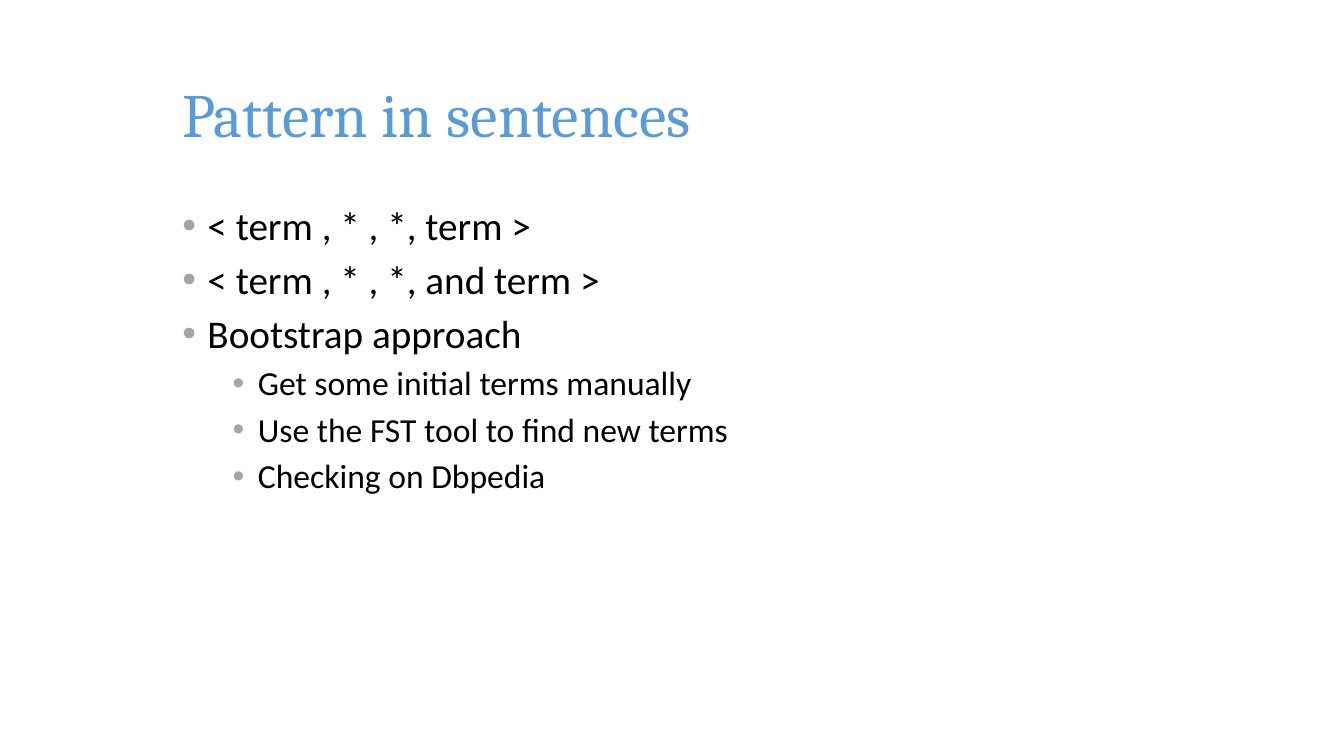
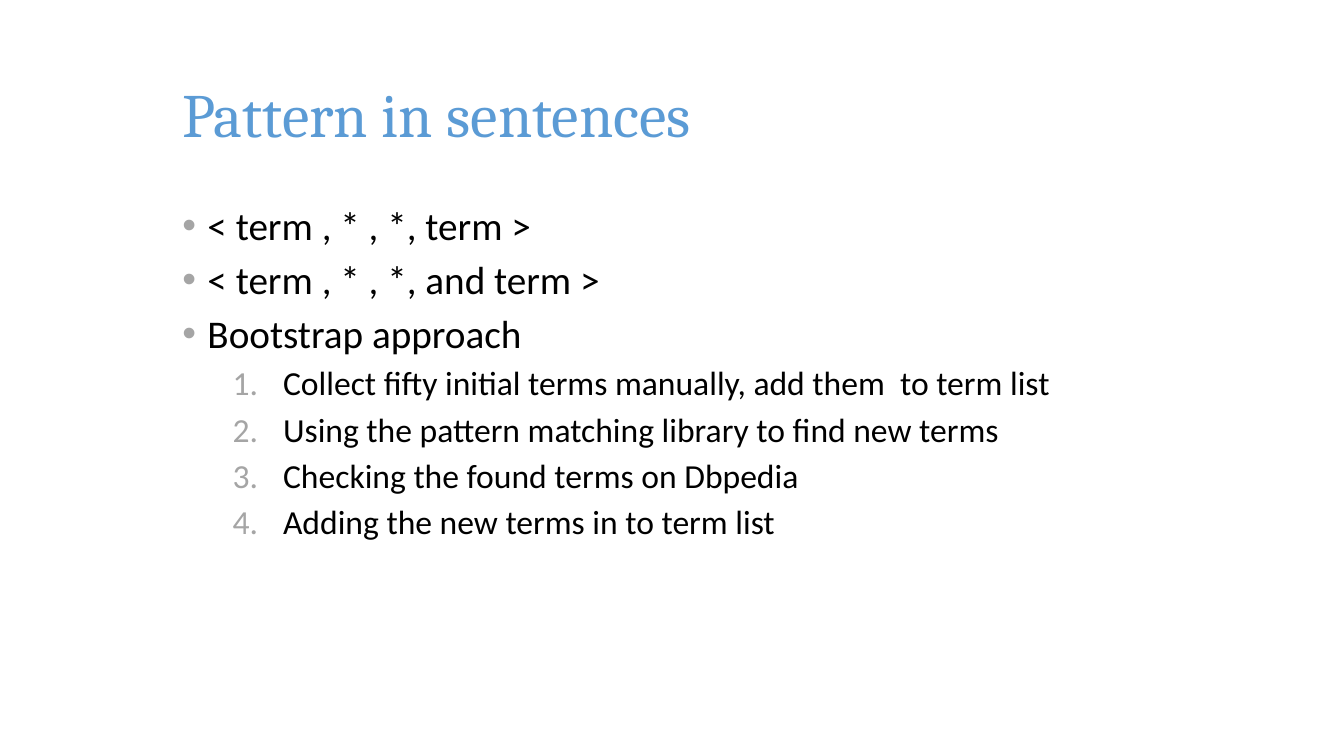
Before and after one commit to pkushiqiang/thesis, a slide deck: slide 33 of media/JobFinder.pptx (slide 37 before the commit). Drawn at 1344x756 pixels with LibreOffice and Linux fonts; fonts in the diff are those of the drawing; background and template pictures are left out. Boxes give left, top, right and bottom in pixels: in the first picture for what was removed or moved away, otherwise in the second. Text is boxed around its words. In the diff, an @@ line names an element or a change of style, - is before the commit and + after.

Commit message:
update

```diff
--- a/media/JobFinder.pptx
+++ b/media/JobFinder.pptx
@@ text at (283, 371, 1049, 540): text changed @@
-  • Get some initial terms manually
-  • Use the FST tool to find new terms
-  • Checking on Dbpedia
+  1. Collect fifty initial terms manually, add them to term list
+  2. Using the pattern matching library to find new terms
+  3. Checking the found terms on Dbpedia
+  4. Adding the new terms in to term list
```
Also in this commit, not shown: 23 other slides changed, 6 slides added, 1 slide removed.
